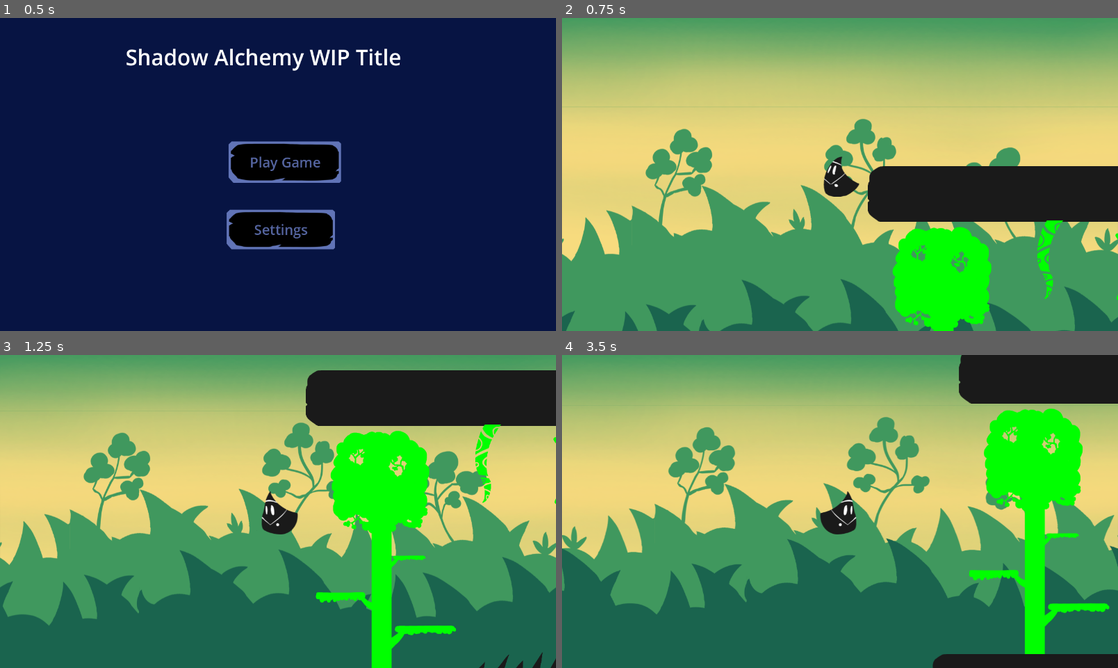
Above: before the commit, frames 1-4 (two rows, left to right).
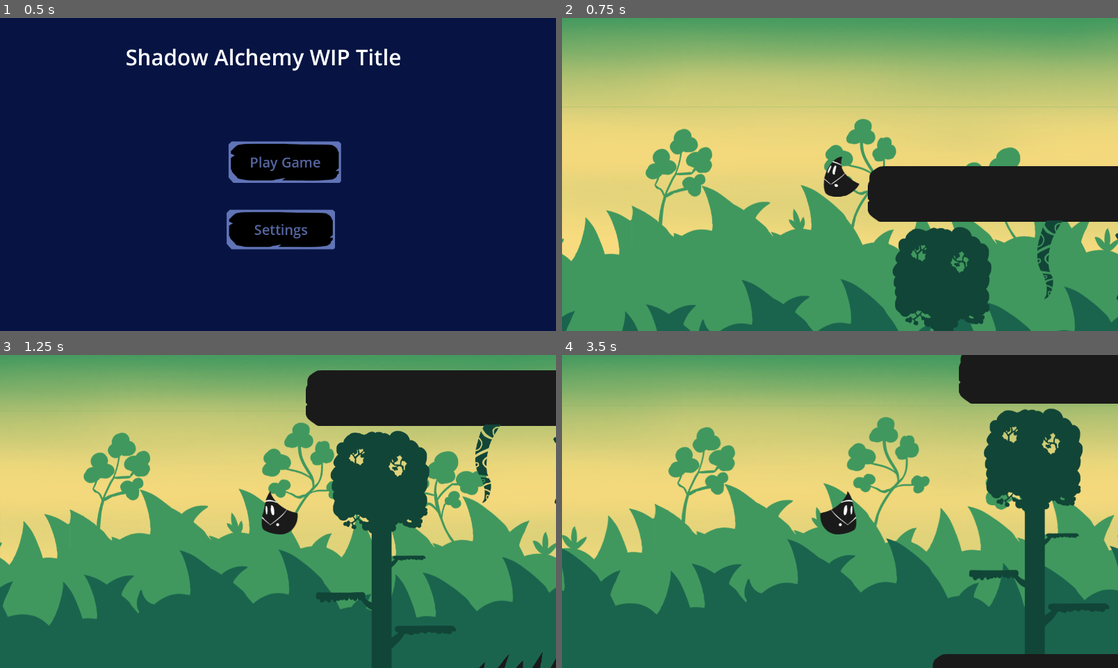
Above: after the commit, the same moments.

Repository: NicholasFlood2000/PirateSoftwareShadowAlchemy
Game: Godot game, scene res://Scenes/MainMenu.tscn
Same seed, same stepped clock (60 frames per second), same inputs: the game is played once before the commit and once after it.
Inputs:
- Up to frame 1 (0.5 s): no input
- Up to frame 2 (0.75 s): click "Play Game" at 0.5 s
- Up to frame 3 (1.25 s): no input
- Up to frame 4 (3.5 s): hold D (MoveRight) 1.28-2.78 s; tap Space (Jump) at 1.52, 2.27 s; hold Left (MoveLeft) from 2.78 s (still down)

Frame 1 is identical in both runs. In frame 2, 5.2% of the frame differs, in the area x 59-100%, y 64-100%; in frame 3, 7.5%, in the area x 56-100%, y 22-100%; in frame 4, 7.1%.

Commit message:
Changes Earth Color
Changes color for Earth elements to make it more visible.

Diff:
--- a/Scripts/Colors.gd
+++ b/Scripts/Colors.gd
@@ -1,7 +1,7 @@
 extends Node
 
 var ShadowColor: Color = Color.hex(0x1a1a1aFF)
-var EarthColor: Color = Color.hex(0x00FF00FF)
+var EarthColor: Color = Color.hex(0x114537FF)
 
 # Called when the node enters the scene tree for the first time.
 func _ready():
